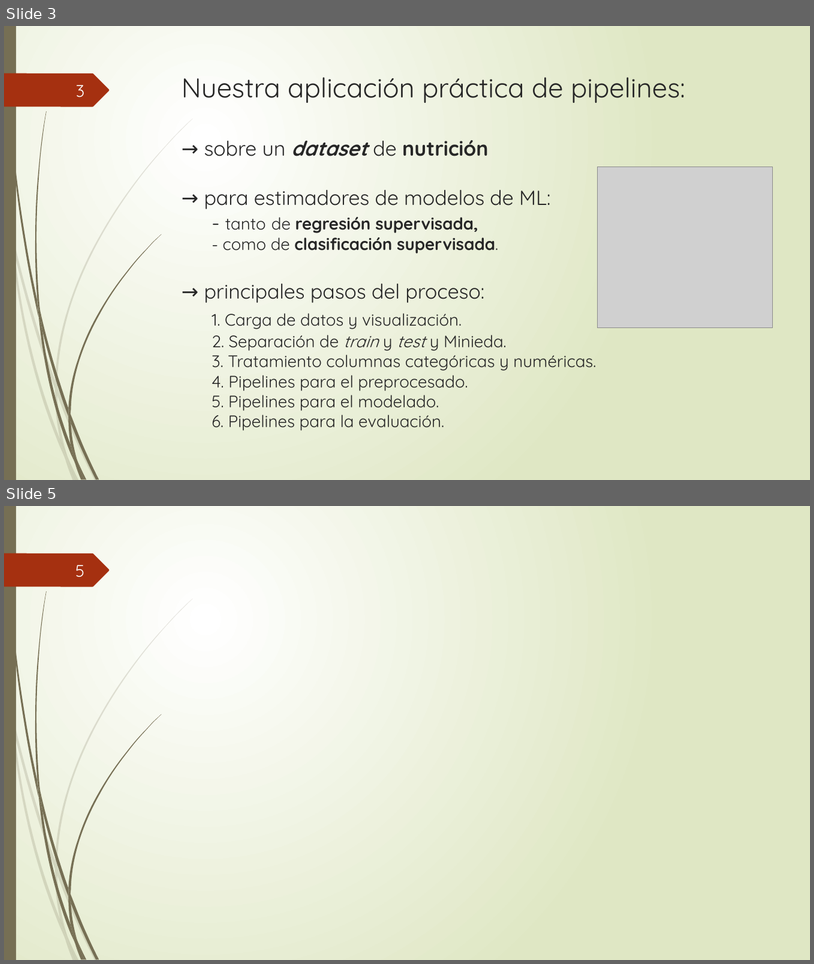
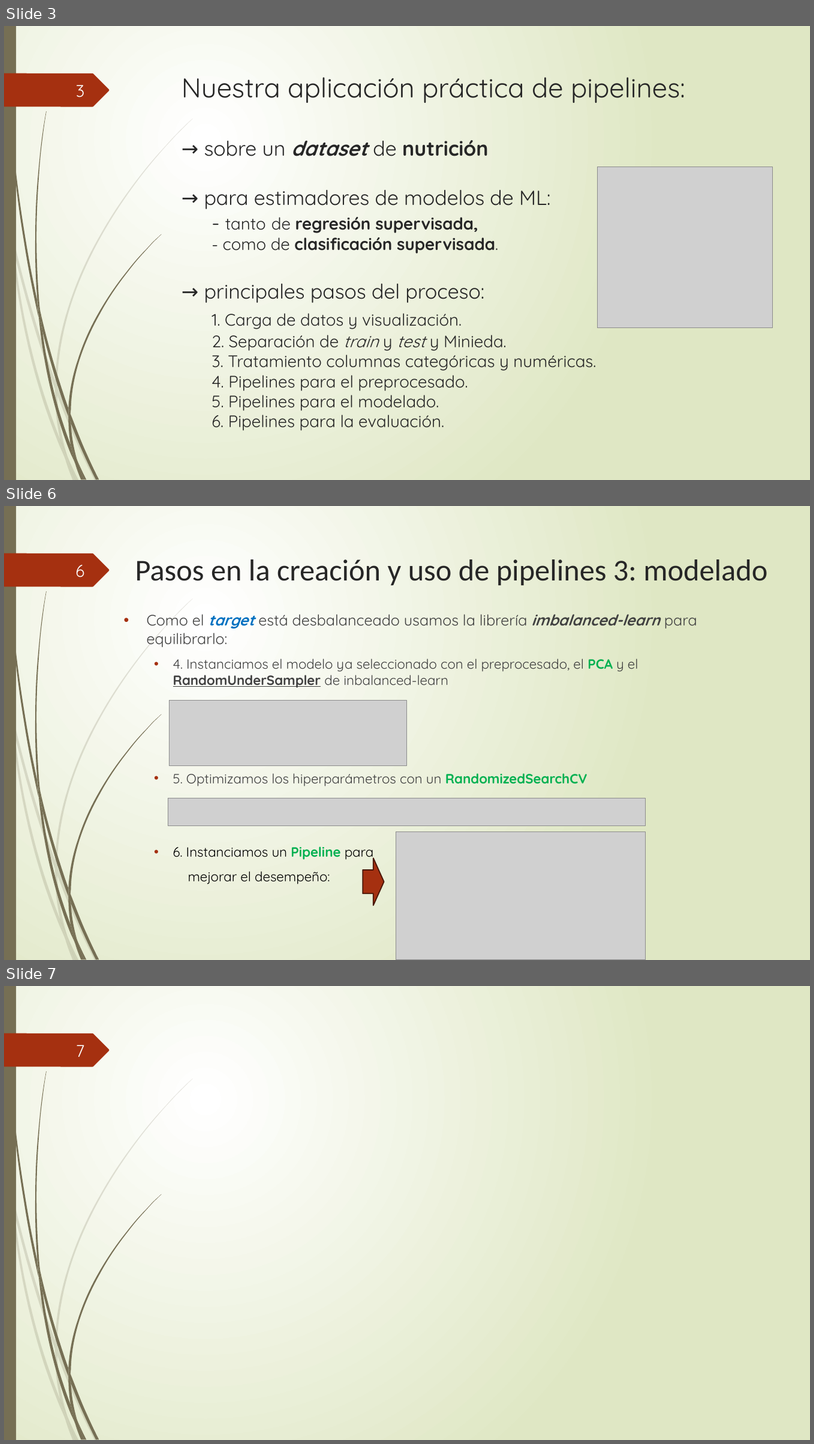
Before and after one commit to somm14/Pipelines_practica, a slide deck: Presentación_PIPELINES.pptx. Shown one above the other, each under a label of ours: slides 3 and 5 before the commit, slides 3, 6 and 7 after it; the slides between them are not shown. The pictures are 814x964 and 814x1444 pixels, drawn with LibreOffice and Linux fonts; fonts in the diff are those of the drawing; grey boxes stand for pictures. Boxes give left, top, right and bottom in pixels: in the first picture for what was removed or moved away, otherwise in the second. Text is boxed around its words. In the diff, an @@ line names an element or a change of style, - is before the commit and + after.

```diff
--- a/Presentación_PIPELINES.pptx
+++ b/Presentación_PIPELINES.pptx
@@ slide 6 added at box(4, 506, 810, 960), background gradient #FFFFFF to #DFE8C4; not listed: 24 template elements that a slide beside it also shows @@
@@ text added at box(135, 559, 768, 585), 36 pt, text #262626 @@
+Pasos en la creación y uso de pipelines 3: modelado
@@ page number added at box(75, 565, 84, 577), 20 pt, text #FEFFFF @@
+6
@@ text added at box(147, 614, 698, 884), 16 pt, text #404040 @@
+• Como el target está desbalanceado usamos la librería imbalanced-learn para equilibrarlo:
+  • 4. Instanciamos el modelo ya seleccionado con el preprocesado, el PCA y el RandomUnderSampler de inbalanced-learn
+  • 5. Optimizamos los hiperparámetros con un RandomizedSearchCV
+  • 6. Instanciamos un Pipeline para
+  mejorar el desempeño:
@@ picture added at box(169, 700, 408, 766) @@
@@ picture added at box(168, 798, 647, 825) @@
@@ picture added at box(396, 831, 647, 960) @@
@@ down arrow added at box(363, 858, 384, 905), fill #A53010, outline #481507 1.25 pt @@
@@ what was slide 5 is now slide 7 @@
@@ page number at box(76, 1045, 85, 1057): text changed @@
-5
+7
```
Also in this commit, not shown: 1 slide changed, 1 other slide added.
